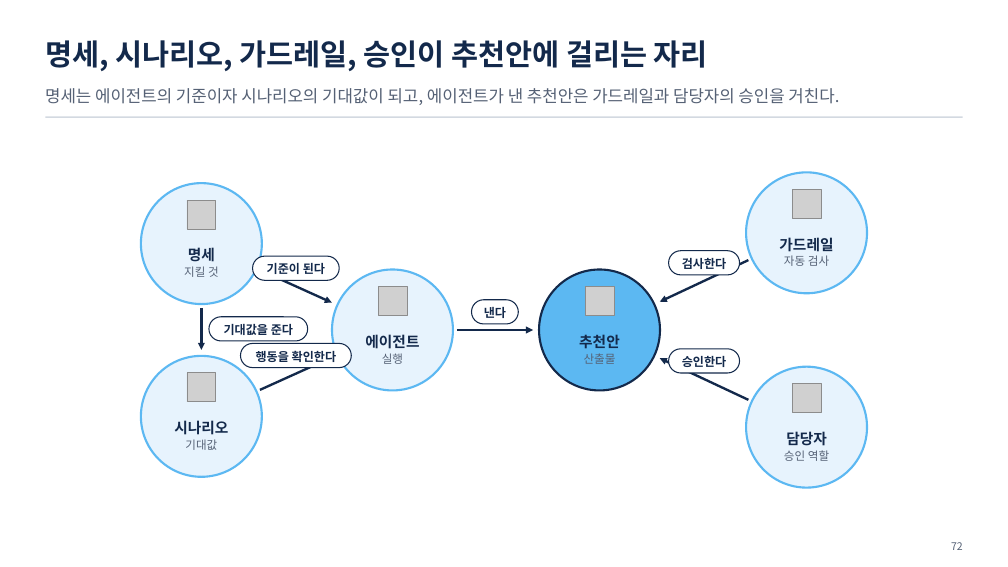
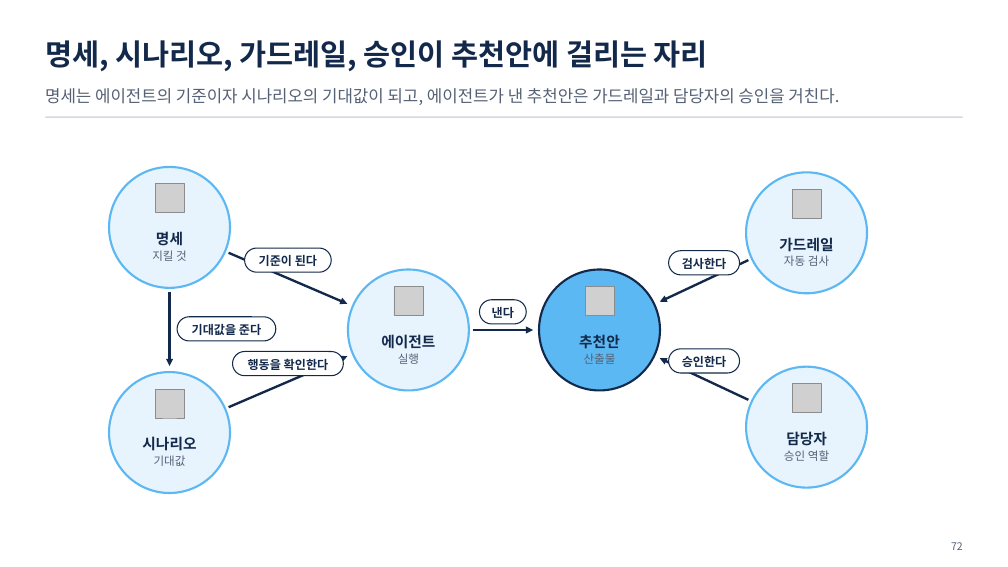
Before and after one commit to uengine-oss/hyd-iot-edu, a slide deck: slide 72 of docs/교재/실전반/05일차/실전반_05일차.pptx. Drawn at 1008x567 pixels with LibreOffice and Linux fonts; fonts in the diff are those of the drawing; grey boxes stand for pictures. Boxes give left, top, right and bottom in pixels: in the first picture for what was removed or moved away, otherwise in the second. Text is boxed around its words. In the diff, an @@ line names an element or a change of style, - is before the commit and + after.

```diff
--- a/docs/교재/실전반/05일차/실전반_05일차.pptx
+++ b/docs/교재/실전반/05일차/실전반_05일차.pptx
@@ ellipse: place and size @@
-ellipse at [141,183,262,304]
+ellipse at [109,167,230,288]
@@ picture: place and size @@
-picture at [187,200,216,229]
+picture at [155,184,184,212]
@@ text "명세": place and size @@
-text "명세" at [184,247,219,277]
+text "명세" at [152,231,187,261]
@@ arrow moved from (260, 270) - (332, 302) to (228, 253) - (347, 304) @@
@@ text "기준이 된다": place and size @@
-text "기준이 된다" at [267,263,325,274]
+text "기준이 된다" at [259,255,317,266]
@@ rounded rectangle: place and size @@
-rounded rectangle at [253,256,340,281]
+rounded rectangle at [245,248,332,272]
@@ 1 picture, 1 text, 1 ellipse: place and size @@
-1 picture, 1 text, 1 ellipse at [332,269,453,390]
+1 picture, 1 text, 1 ellipse at [348,269,469,390]
@@ arrow moved from (201, 308) - (201, 350) to (169, 292) - (169, 366) @@
@@ text "낸다": place and size @@
-text "낸다" at [484,307,506,318]
+text "낸다" at [492,307,514,318]
@@ rounded rectangle: place and size @@
-rounded rectangle at [472,299,519,324]
+rounded rectangle at [479,299,526,324]
@@ text "기대값을 준다": place and size @@
-text "기대값을 준다" at [224,324,293,335]
+text "기대값을 준다" at [192,324,261,335]
@@ rounded rectangle: place and size @@
-rounded rectangle at [209,317,308,341]
+rounded rectangle at [177,317,276,341]
@@ arrow moved from (260, 390) - (332, 358) to (228, 408) - (347, 356) @@
@@ text "행동을 확인한다": place and size @@
-text "행동을 확인한다" at [256,350,337,362]
+text "행동을 확인한다" at [248,358,329,370]
@@ rounded rectangle: place and size @@
-rounded rectangle at [240,343,352,368]
+rounded rectangle at [233,352,344,376]
@@ arrow moved from (457, 330) - (533, 330) to (473, 330) - (533, 330) @@
@@ ellipse: place and size @@
-ellipse at [141,356,262,477]
+ellipse at [109,372,230,493]
@@ picture: place and size @@
-picture at [187,373,216,402]
+picture at [155,389,184,418]
@@ text "시나리오": place and size @@
-text "시나리오" at [174,420,228,450]
+text "시나리오" at [142,436,196,466]
```
Also in this commit, not shown: 12 other slides changed, 27 other files.
